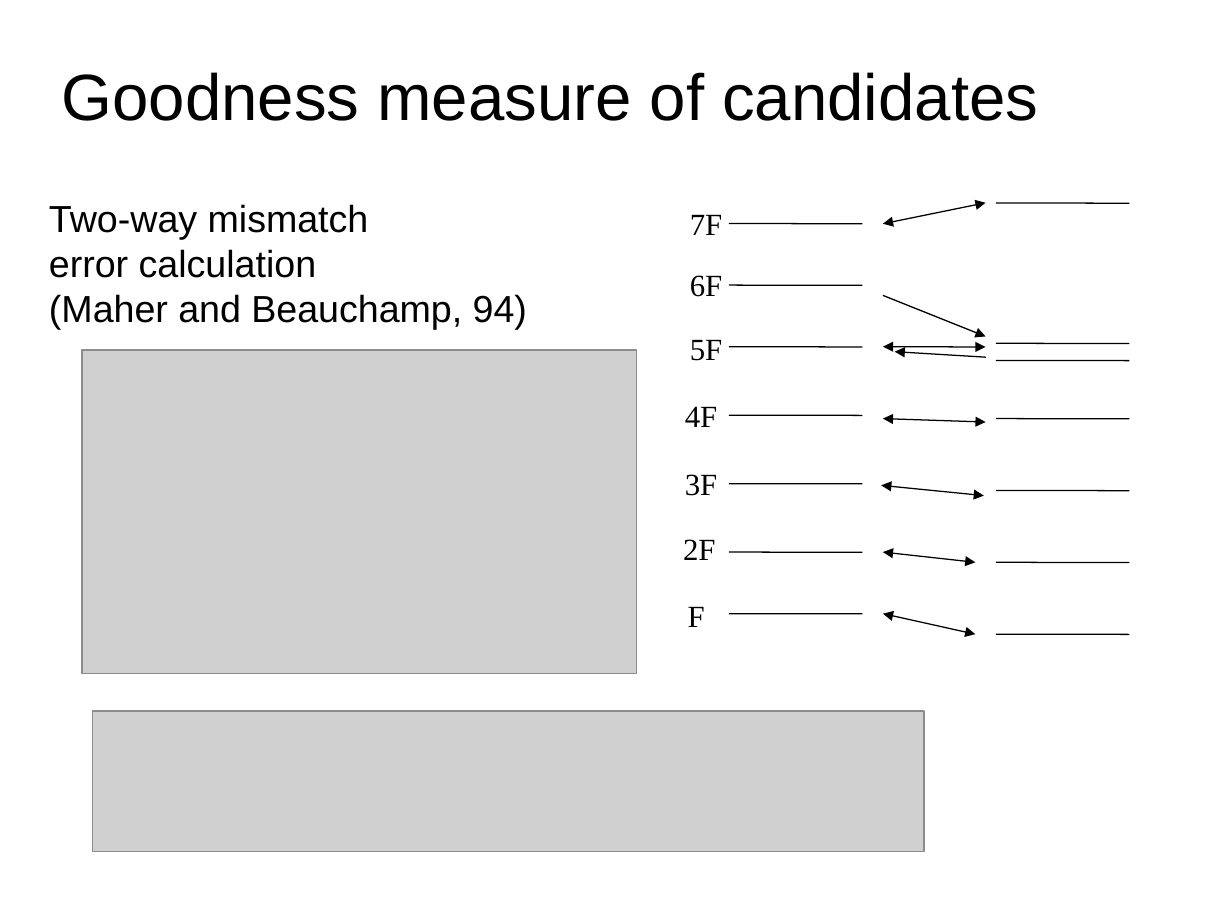
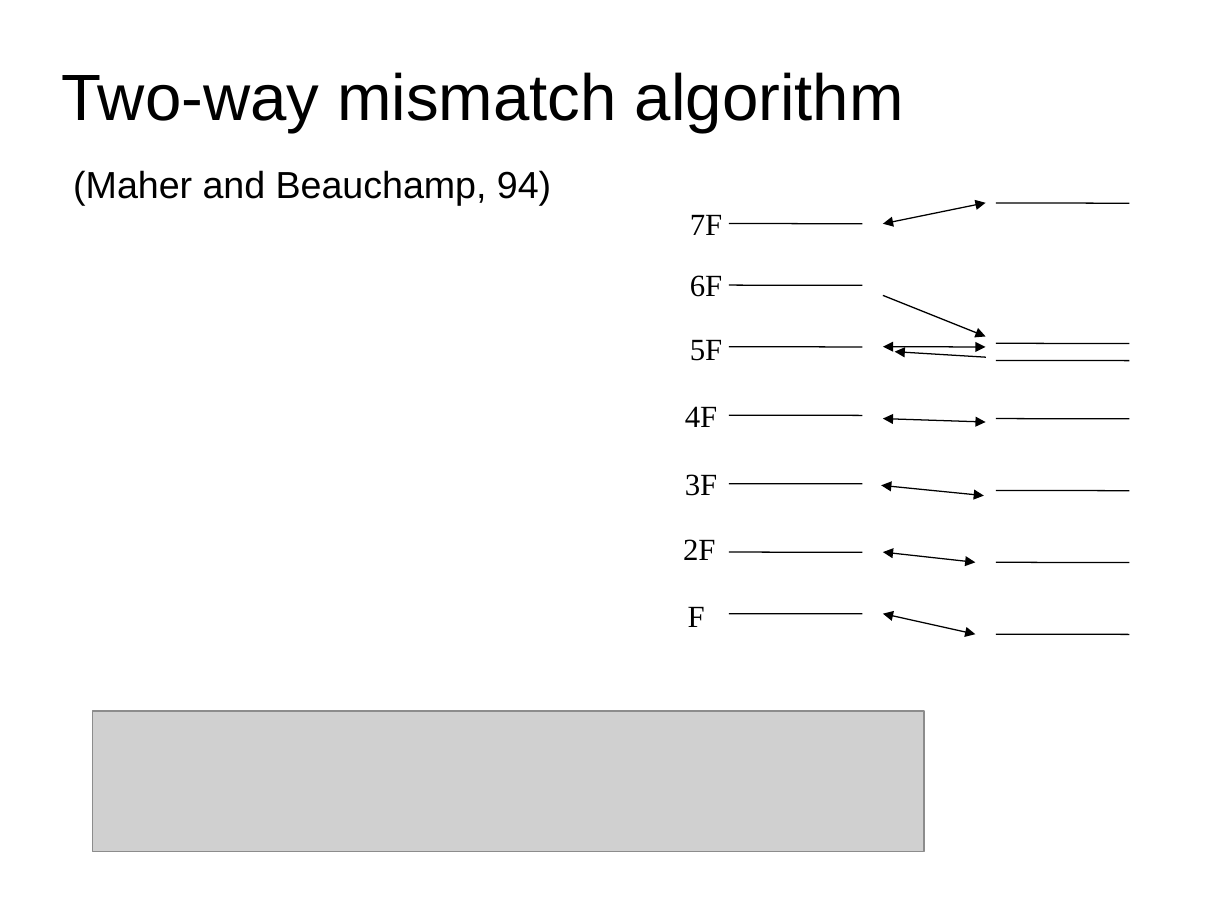
Before and after one commit to MTG/sms-tools, a slide deck: slide 12 of lectures/6-Harmonic-model/F0-detection.odp (slide 11 before the commit). Drawn at 1232x924 pixels with LibreOffice and Linux fonts; fonts in the diff are those of the drawing; grey boxes stand for pictures. Boxes give left, top, right and bottom in pixels: in the first picture for what was removed or moved away, otherwise in the second. Text is boxed around its words. In the diff, an @@ line names an element or a change of style, - is before the commit and + after.

```diff
--- a/lectures/6-Harmonic-model/F0-detection.odp
+++ b/lectures/6-Harmonic-model/F0-detection.odp
@@ title at bbox=[62, 72, 904, 133]: text changed @@
-Goodness measure of candidates
+Two-way mismatch algorithm
@@ text "(Maher and Beauchamp, 94)": place and size @@
-text "(Maher and Beauchamp, 94)" at bbox=[49, 204, 527, 330]
+text "(Maher and Beauchamp, 94)" at bbox=[73, 170, 551, 205]
@@ text at bbox=[49, 204, 369, 278]: paragraphs removed @@
-Two-way mismatch
-error calculation
@@ picture removed at bbox=[83, 350, 637, 674] @@
```
Also in this commit, not shown: 6 other slides changed, 6 slides added, 4 slides removed, 29 other files.
